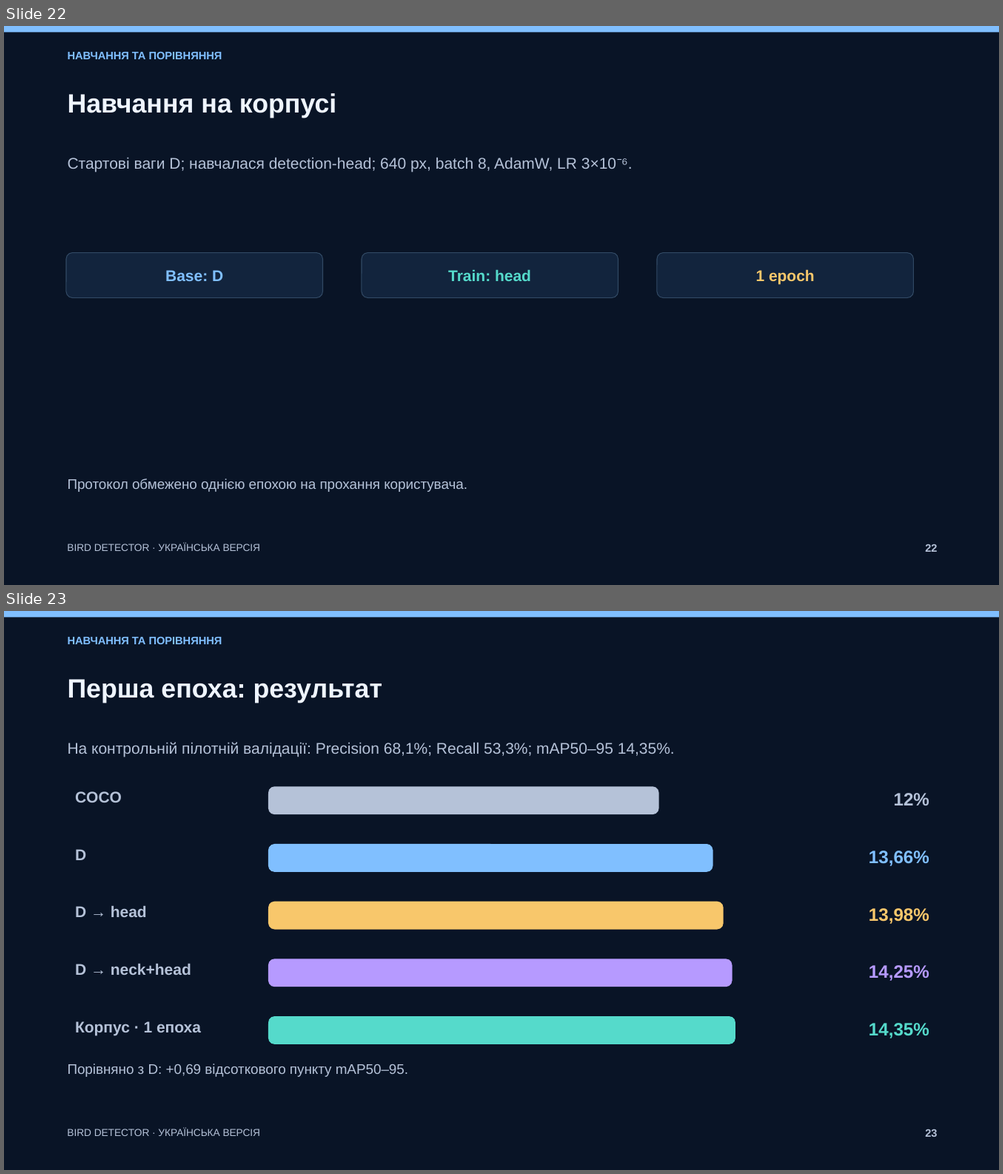
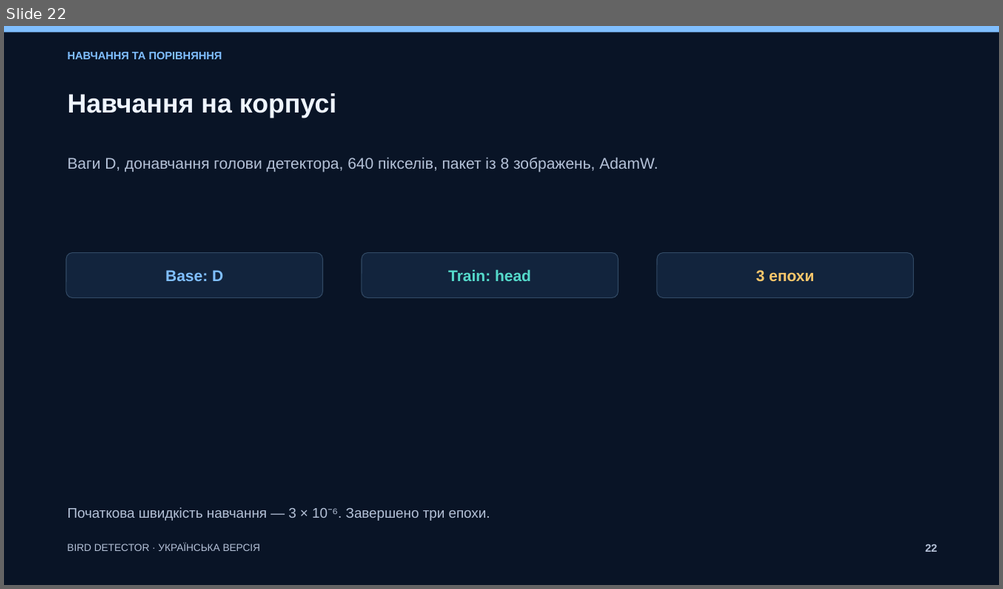
Before and after one commit to tarasenkoandriii/bird-video-detection-v3, a slide deck: deliverables/Bird_Detector_V3_UK/Bird_Detector_V3_UK.pptx. Shown one above the other, each under a label of ours: slides 22 and 23 before the commit, slide 22 after it. The pictures are 1003x1174 and 1003x589 pixels, drawn with LibreOffice and Linux fonts; fonts in the diff are those of the drawing. Boxes give left, top, right and bottom in pixels: in the first picture for what was removed or moved away, otherwise in the second. Text is boxed around its words. In the diff, an @@ line names an element or a change of style, - is before the commit and + after.

Commit message:
Оновити презентацію v3 за трьома епохами

```diff
--- a/deliverables/Bird_Detector_V3_UK/Bird_Detector_V3_UK.pptx
+++ b/deliverables/Bird_Detector_V3_UK/Bird_Detector_V3_UK.pptx
@@ slide 23 removed at [4, 611, 999, 1170], background #091426 @@
@@ rectangle removed at [4, 611, 999, 617] @@
@@ text removed at [68, 636, 222, 644] @@
-НАВЧАННЯ ТА ПОРІВНЯННЯ
@@ text removed at [68, 679, 382, 703] @@
-Перша епоха: результат
@@ text removed at [68, 742, 674, 757] @@
-На контрольній пілотній валідації: Precision 68,1%; Recall 53,3%; mAP50–95 14,35%.
@@ rounded rectangle removed at [268, 786, 658, 815] @@
@@ text removed at [75, 792, 122, 803] @@
-COCO
@@ text removed at [893, 793, 929, 806] @@
-12%
@@ text removed at [75, 849, 86, 860] @@
-D
@@ rounded rectangle removed at [268, 844, 713, 872] @@
@@ text removed at [868, 851, 929, 866] @@
-13,66%
@@ text removed at [75, 906, 147, 917] @@
-D → head
@@ rounded rectangle removed at [268, 902, 723, 931] @@
@@ text removed at [868, 908, 929, 924] @@
-13,98%
@@ text removed at [75, 964, 191, 975] @@
-D → neck+head
@@ rounded rectangle removed at [268, 960, 732, 988] @@
@@ text removed at [868, 965, 929, 981] @@
-14,25%
@@ text removed at [75, 1022, 201, 1036] @@
-Корпус · 1 епоха
@@ rounded rectangle removed at [268, 1017, 735, 1045] @@
@@ text removed at [868, 1023, 929, 1039] @@
-14,35%
@@ text removed at [68, 1064, 408, 1077] @@
-Порівняно з D: +0,69 відсоткового пункту mAP50–95.
@@ text removed at [67, 1128, 261, 1136] @@
-BIRD DETECTOR · УКРАЇНСЬКА ВЕРСІЯ
@@ text removed at [925, 1130, 936, 1137] @@
-23
@@ slide 22 changed as well @@
@@ text at [68, 157, 657, 172]: text changed @@
-Стартові ваги D; навчалася detection-head; 640 px, batch 8, AdamW, LR 3×10⁻⁶.
+Ваги D, донавчання голови детектора, 640 пікселів, пакет із 8 зображень, AdamW.
@@ text at [756, 270, 814, 282]: text changed @@
-1 epoch
+3 епохи
@@ text at [68, 508, 490, 521]: text changed @@
-Протокол обмежено однією епохою на прохання користувача.
+Початкова швидкість навчання — 3 × 10⁻⁶. Завершено три епохи.
```
Also in this commit, not shown: 27 other slides changed, 2 slides added, 1 other slide removed, 15 other files.
